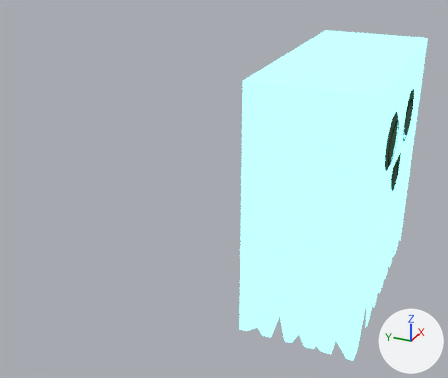
A saved change to the Blender file Mumei Friend.blend.
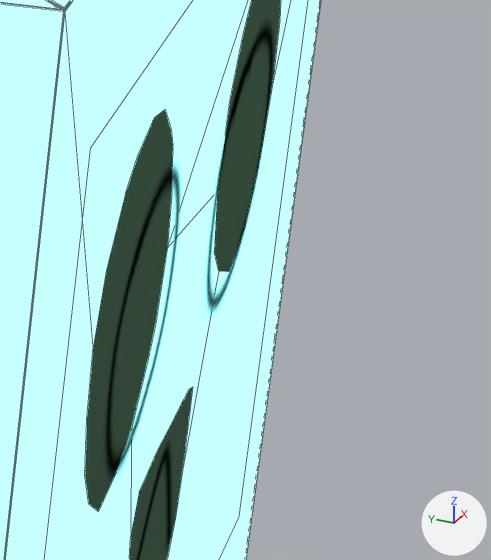
There are two pictures of each version: one whole from a camera (50 mm lens) standing at (-4.71, -1.08, 3.05) and looking at (-0.14, 0.97, 0.76), one close up on the part from 83% to 99% of the width and 25% to 47% of the height. The axes (+X, +Y, +Z) are drawn at lower right. The lights are the same throughout. The close-ups show mesh edges as thin lines.

Script lines for the objects in view, before the commit:
```python
me_cube = bpy.data.meshes.new('Cube')
me_cube.from_pydata(...)  # 273 vertices, 122 faces; spans x -1.0..1.0, y -0.45..2.3, z -1.0..1.0
me_cube.polygons.foreach_set('use_smooth', [True] * 122)
# faces by material slot: [120, 1, 1]
me_cube.materials.append(mat_mumei_friend)  # its picture is missing
me_cube.materials.append(mat_material_001)  # white #e7e7e7
me_cube.materials.append(mat_mumei_friend_001)  # its picture is missing
me_plane = bpy.data.meshes.new('Plane')
me_plane.from_pydata(...)  # 4 vertices, 1 face; spans x -0.8..0.8, y 0.0, z -0.5..0.5
me_plane.materials.append(mat_face)  # picture img_mumei_friend_face_2_png
ob_face = bpy.data.objects.new('Face', me_plane)
ob_face.parent = ob_mumei_friend
ob_face.matrix_parent_inverse = Matrix(((1.0, 0.0, 0.0, 0.0), (0.0, 1.0, 0.0, 0.0), (0.0, 0.0, 1.0, -1.0), (0.0, 0.0, 0.0, 1.0)))
ob_face.location = (0.0, -0.46, 1.314)
ob_mumei_friend = bpy.data.objects.new('Mumei Friend', me_cube)
ob_mumei_friend.location = (0.0, 0.0, 1.0)
_m = ob_mumei_friend.modifiers.new('Bevel', 'BEVEL')
_m.width = 0.01
_m.width_pct = 0.01
_m.segments = 3
_m.limit_method = 'WEIGHT'
_m.angle_limit = 1.396
```
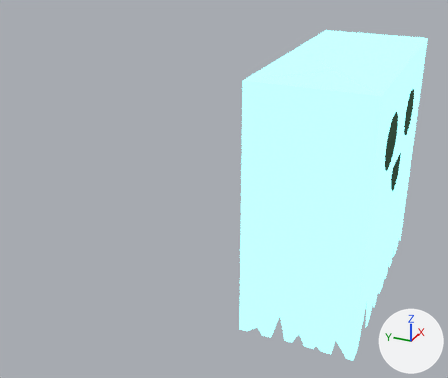
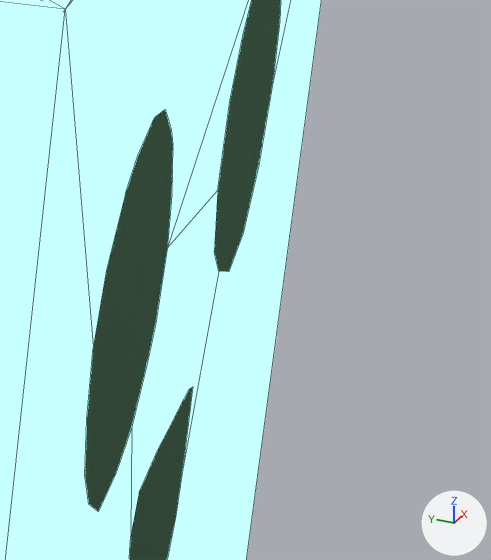
The change, as JSON lines over the scene's bpy script:
```json
{"op": "remove", "block": "ob_mumei_friend", "code": "_m = ob_mumei_friend.modifiers.new('Bevel', 'BEVEL')"}
{"op": "remove", "block": "ob_mumei_friend", "code": "_m.width = 0.01"}
{"op": "remove", "block": "ob_mumei_friend", "code": "_m.width_pct = 0.01"}
{"op": "remove", "block": "ob_mumei_friend", "code": "_m.segments = 3"}
{"op": "remove", "block": "ob_mumei_friend", "code": "_m.limit_method = 'WEIGHT'"}
{"op": "remove", "block": "ob_mumei_friend", "code": "_m.angle_limit = 1.396"}
{"op": "add", "block": "ob_face", "code": "ob_face.hide_set(True)"}
```

Where the change shows, as pixel boxes [x1, y1, x2, y2] in the close-ups (491 x 560 px):
```json
{"object": "Mumei Friend", "change": "modifiers changed", "before": [0, 0, 321, 560], "after": [0, 0, 321, 560]}
{"object": "Face", "change": "hidden", "before": [105, 24, 273, 560]}
```
